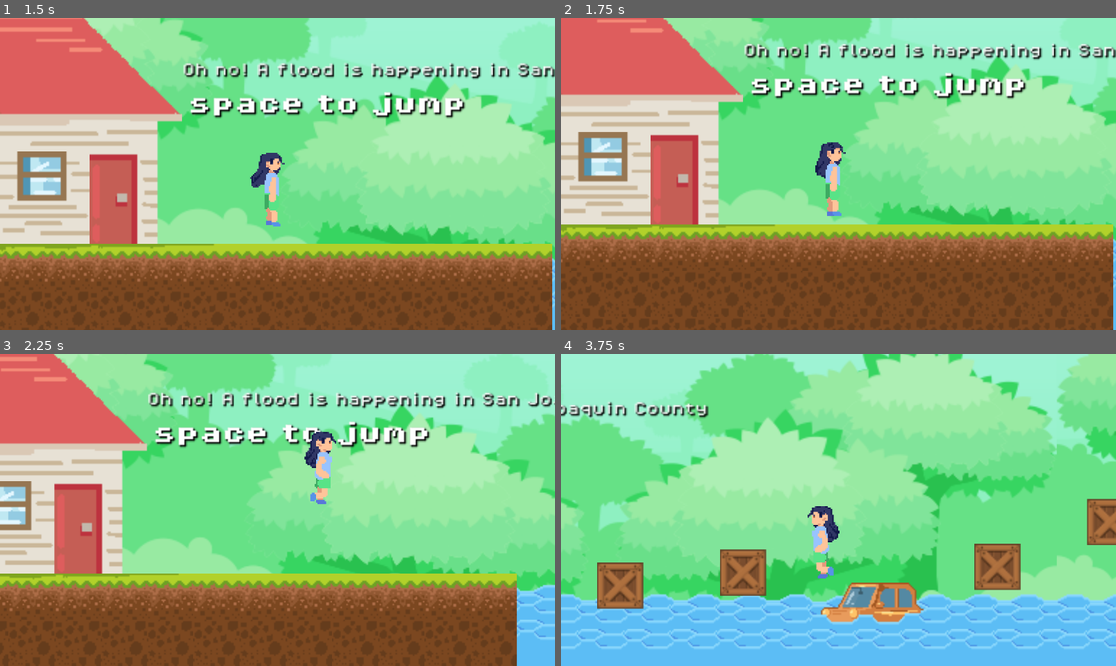
Above: before the commit, frames 1-4 (two rows, left to right).
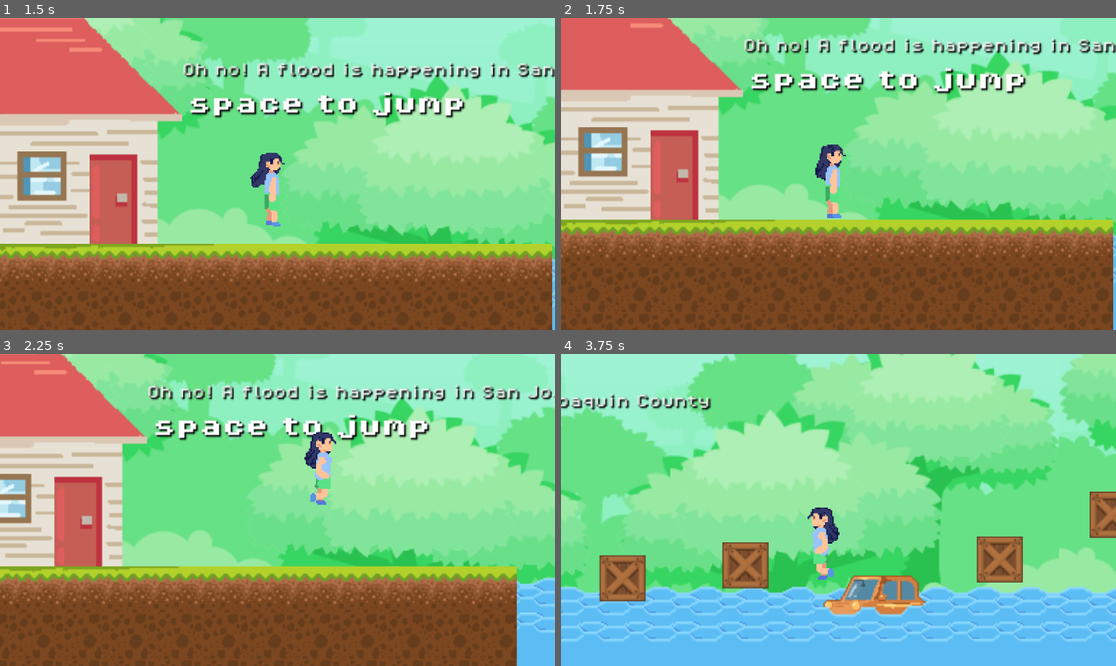
Above: after the commit, the same moments.

Repository: Jeijito/Hackaton-Floody-Plan
Game: Godot game, scene res://Scene/UI/main.tscn
Two runs of this game, one before a commit and one after it. Both use one fixed random seed, a clock stepped at 60 frames per second and the inputs below.
Inputs:
- Up to frame 1 (1.5 s): click "Play" at 0.5 s; click "Level 1" at 1.25 s
- Up to frame 2 (1.75 s): no input
- Up to frame 3 (2.25 s): hold Right (move_right) from 2.03 s (still down); tap Space (jump) at 2.1 s
- Up to frame 4 (3.75 s): tap Space (jump) at 2.27, 2.57, 2.85, 3.02, 3.32, 3.6 s; release Right (move_right) at 3.53 s; hold Left (move_left) from 3.53 s (still down)

Frame 1 is identical in both runs. In frame 2, 20% of the frame differs, in the area x 0-100%, y 0-87%; in frame 3, 23%; in frame 4, 24%, in the area x 0-100%, y 0-95%.

Commit message:
hehe hihi

Diff:
--- a/Scene/Characters/character_body_2d.tscn
+++ b/Scene/Characters/character_body_2d.tscn
@@ -10,6 +10,7 @@
 [ext_resource type="Texture2D" uid="uid://2d31xna02d2f" path="res://Assets/h2o hackathon assets/character run/run0006.png" id="8_7rfdn"]
 [ext_resource type="Texture2D" uid="uid://305l6k0g4orj" path="res://Assets/h2o hackathon assets/character run/run0008.png" id="9_cwk8u"]
 [ext_resource type="Texture2D" uid="uid://cmr67lvfkblse" path="res://Assets/h2o hackathon assets/character run/run0010 - Copy.png" id="10_loe4u"]
+[ext_resource type="AudioStream" uid="uid://dc4fl3g4hrcqc" path="res://Assets/h2o hackathon assets/sounds/jump.wav" id="11_haebg"]
 
 [sub_resource type="AtlasTexture" id="AtlasTexture_c0ptb"]
 atlas = ExtResource("2_wl660")
@@ -22,6 +23,10 @@
 [sub_resource type="AtlasTexture" id="AtlasTexture_pmpxo"]
 atlas = ExtResource("4_6ku76")
 region = Rect2(0, 7, 64, 57)
+
+[sub_resource type="AtlasTexture" id="AtlasTexture_4n0te"]
+atlas = ExtResource("7_r5xdj")
+region = Rect2(0, 9, 64, 55)
 
 [sub_resource type="AtlasTexture" id="AtlasTexture_ypas3"]
 atlas = ExtResource("5_3hrt8")
@@ -62,6 +67,14 @@
 "loop": true,
 "name": &"idle",
 "speed": 3.0
+}, {
+"frames": [{
+"duration": 1.0,
+"texture": SubResource("AtlasTexture_4n0te")
+}],
+"loop": true,
+"name": &"jump",
+"speed": 5.0
 }, {
 "frames": [{
 "duration": 1.0,
@@ -106,8 +119,8 @@
 }]
 
 [sub_resource type="CapsuleShape2D" id="CapsuleShape2D_s7tt8"]
-radius = 20.0
-height = 60.0
+radius = 17.0
+height = 58.0
 
 [node name="CharacterBody2D" type="CharacterBody2D"]
 texture_filter = 1
@@ -116,9 +129,12 @@
 
 [node name="AnimatedSprite2D" type="AnimatedSprite2D" parent="."]
 sprite_frames = SubResource("SpriteFrames_q2gd5")
-animation = &"run"
+animation = &"idle"
 autoplay = "idle"
-frame_progress = 0.447045
 
 [node name="CollisionShape2D" type="CollisionShape2D" parent="."]
+position = Vector2(-2, -4)
 shape = SubResource("CapsuleShape2D_s7tt8")
+
+[node name="jump_sounds" type="AudioStreamPlayer2D" parent="."]
+stream = ExtResource("11_haebg")
--- a/Scene/restart/restart.tscn
+++ b/Scene/restart/restart.tscn
@@ -3,6 +3,10 @@
 [ext_resource type="Script" path="res://Scripts/restart.gd" id="1_2eko0"]
 [ext_resource type="Texture2D" uid="uid://dsqx8nygn8l2m" path="res://Assets/h2o hackathon assets/freetileset/png/BG/BG.png" id="1_g5w52"]
 [ext_resource type="Shader" path="res://Scene/UI/restart.gdshader" id="1_la44g"]
+
+[sub_resource type="ShaderMaterial" id="ShaderMaterial_3q0ol"]
+shader = ExtResource("1_la44g")
+shader_parameter/lod = 0.0
 
 [sub_resource type="Animation" id="Animation_u03u7"]
 resource_name = "blue"
@@ -10,18 +14,18 @@
 tracks/0/type = "bezier"
 tracks/0/imported = false
 tracks/0/enabled = true
-tracks/0/path = NodePath("ColorRect:material:shader_parameter/lod")
+tracks/0/path = NodePath("VBoxContainer:modulate:r")
 tracks/0/interp = 1
 tracks/0/loop_wrap = true
 tracks/0/keys = {
 "handle_modes": PackedInt32Array(0, 0),
-"points": PackedFloat32Array(0, -0.25, 0, 0.25, 0, 0, -0.25, 0, 0.25, 0),
+"points": PackedFloat32Array(1, -0.25, 0, 0.25, 0, 1, -0.25, 0, 0.25, 0),
 "times": PackedFloat32Array(0, 0.3)
 }
 tracks/1/type = "bezier"
 tracks/1/imported = false
 tracks/1/enabled = true
-tracks/1/path = NodePath("VBoxContainer:modulate:r")
+tracks/1/path = NodePath("VBoxContainer:modulate:g")
 tracks/1/interp = 1
 tracks/1/loop_wrap = true
 tracks/1/keys = {
@@ -32,7 +36,7 @@
 tracks/2/type = "bezier"
 tracks/2/imported = false
 tracks/2/enabled = true
-tracks/2/path = NodePath("VBoxContainer:modulate:g")
+tracks/2/path = NodePath("VBoxContainer:modulate:b")
 tracks/2/interp = 1
 tracks/2/loop_wrap = true
 tracks/2/keys = {
@@ -43,24 +47,36 @@
 tracks/3/type = "bezier"
 tracks/3/imported = false
 tracks/3/enabled = true
-tracks/3/path = NodePath("VBoxContainer:modulate:b")
+tracks/3/path = NodePath("VBoxContainer:modulate:a")
 tracks/3/interp = 1
 tracks/3/loop_wrap = true
 tracks/3/keys = {
 "handle_modes": PackedInt32Array(0, 0),
-"points": PackedFloat32Array(1, -0.25, 0, 0.25, 0, 1, -0.25, 0, 0.25, 0),
+"points": PackedFloat32Array(0, -0.25, 0, 0.25, 0, 1, -0.25, 0, 0.25, 0),
 "times": PackedFloat32Array(0, 0.3)
 }
 tracks/4/type = "bezier"
 tracks/4/imported = false
 tracks/4/enabled = true
-tracks/4/path = NodePath("VBoxContainer:modulate:a")
+tracks/4/path = NodePath("ColorRect:material:shader_parameter/lod")
 tracks/4/interp = 1
 tracks/4/loop_wrap = true
 tracks/4/keys = {
 "handle_modes": PackedInt32Array(0, 0),
-"points": PackedFloat32Array(0, -0.25, 0, 0.25, 0, 1, -0.25, 0, 0.25, 0),
-"times": PackedFloat32Array(0, 0.3)
+"points": PackedFloat32Array(0, -0.25, 0, 0.25, 0, 5, -0.25, 0, 0.25, 0),
+"times": PackedFloat32Array(0, 0.3)
+}
+tracks/5/type = "value"
+tracks/5/imported = false
+tracks/5/enabled = true
+tracks/5/path = NodePath("ColorRect:material:shader")
+tracks/5/interp = 1
+tracks/5/loop_wrap = true
+tracks/5/keys = {
+"times": PackedFloat32Array(0),
+"transitions": PackedFloat32Array(1),
+"update": 1,
+"values": [ExtResource("1_la44g")]
 }
 
 [sub_resource type="Animation" id="Animation_o614n"]
@@ -68,18 +84,18 @@
 tracks/0/type = "bezier"
 tracks/0/imported = false
 tracks/0/enabled = true
-tracks/0/path = NodePath("ColorRect:material:shader_parameter/lod")
+tracks/0/path = NodePath("VBoxContainer:modulate:r")
 tracks/0/interp = 1
 tracks/0/loop_wrap = true
 tracks/0/keys = {
 "handle_modes": PackedInt32Array(0),
-"points": PackedFloat32Array(0, -0.25, 0, 0.25, 0),
+"points": PackedFloat32Array(1, -0.25, 0, 0.25, 0),
 "times": PackedFloat32Array(0)
 }
 tracks/1/type = "bezier"
 tracks/1/imported = false
 tracks/1/enabled = true
-tracks/1/path = NodePath("VBoxContainer:modulate:r")
+tracks/1/path = NodePath("VBoxContainer:modulate:g")
 tracks/1/interp = 1
 tracks/1/loop_wrap = true
 tracks/1/keys = {
@@ -90,7 +106,7 @@
 tracks/2/type = "bezier"
 tracks/2/imported = false
 tracks/2/enabled = true
-tracks/2/path = NodePath("VBoxContainer:modulate:g")
+tracks/2/path = NodePath("VBoxContainer:modulate:b")
 tracks/2/interp = 1
 tracks/2/loop_wrap = true
 tracks/2/keys = {
@@ -101,24 +117,36 @@
 tracks/3/type = "bezier"
 tracks/3/imported = false
 tracks/3/enabled = true
-tracks/3/path = NodePath("VBoxContainer:modulate:b")
+tracks/3/path = NodePath("VBoxContainer:modulate:a")
 tracks/3/interp = 1
 tracks/3/loop_wrap = true
 tracks/3/keys = {
 "handle_modes": PackedInt32Array(0),
-"points": PackedFloat32Array(1, -0.25, 0, 0.25, 0),
+"points": PackedFloat32Array(0, -0.25, 0, 0.25, 0),
 "times": PackedFloat32Array(0)
 }
 tracks/4/type = "bezier"
 tracks/4/imported = false
 tracks/4/enabled = true
-tracks/4/path = NodePath("VBoxContainer:modulate:a")
+tracks/4/path = NodePath("ColorRect:material:shader_parameter/lod")
 tracks/4/interp = 1
 tracks/4/loop_wrap = true
 tracks/4/keys = {
 "handle_modes": PackedInt32Array(0),
 "points": PackedFloat32Array(0, -0.25, 0, 0.25, 0),
 "times": PackedFloat32Array(0)
+}
+tracks/5/type = "value"
+tracks/5/imported = false
+tracks/5/enabled = true
+tracks/5/path = NodePath("ColorRect:material:shader")
+tracks/5/interp = 1
+tracks/5/loop_wrap = true
+tracks/5/keys = {
+"times": PackedFloat32Array(0),
+"transitions": PackedFloat32Array(1),
+"update": 1,
+"values": [ExtResource("1_la44g")]
 }
 
 [sub_resource type="AnimationLibrary" id="AnimationLibrary_owjxk"]
@@ -127,15 +155,12 @@
 "blue": SubResource("Animation_u03u7")
 }
 
-[sub_resource type="ShaderMaterial" id="ShaderMaterial_3q0ol"]
-shader = ExtResource("1_la44g")
-shader_parameter/lod = 0.0
-
 [sub_resource type="SystemFont" id="SystemFont_3dlbq"]
 
 [sub_resource type="SystemFont" id="SystemFont_8wj6d"]
 
 [node name="Restart" type="Control"]
+process_mode = 3
 layout_mode = 3
 anchor_right = 0.0347222
 anchor_bottom = 0.0617284
@@ -148,20 +173,21 @@
 anchor_top = 0.05
 anchor_right = 28.775
 anchor_bottom = 16.15
+offset_right = 0.00158691
 texture = ExtResource("1_g5w52")
 expand_mode = 1
 metadata/_edit_use_anchors_ = true
 
+[node name="ColorRect" type="ColorRect" parent="."]
+material = SubResource("ShaderMaterial_3q0ol")
+layout_mode = 0
+offset_right = 1152.0
+offset_bottom = 645.0
+
 [node name="AnimationPlayer" type="AnimationPlayer" parent="."]
 libraries = {
 "": SubResource("AnimationLibrary_owjxk")
 }
-
-[node name="ColorRect" type="ColorRect" parent="."]
-material = SubResource("ShaderMaterial_3q0ol")
-layout_mode = 0
-offset_right = 40.0
-offset_bottom = 40.0
 
 [node name="VBoxContainer" type="VBoxContainer" parent="."]
 modulate = Color(1, 1, 1, 0)
--- a/Scripts/character_body_2d.gd
+++ b/Scripts/character_body_2d.gd
@@ -11,6 +11,7 @@
 var time_jump_apex = 0.35
 var on_ground = false
 @onready var animated_sprite = $AnimatedSprite2D
+@onready var jump_sounds = $jump_sounds
 
 func _physics_process(delta):
 	gravity = (2 * jump_height) / pow(time_jump_apex, 2)
@@ -39,6 +40,8 @@
 
 	if Input.is_action_just_pressed("jump") and alive:
 		if on_ground:
+			$AnimatedSprite2D.play("jump")
+			jump_sounds.play()
 			velocity.y = -jump_velocity
 			on_ground = false
 
Not shown: 1 places in Scene/Characters/character_body_2d.tscn that only renumber resources
